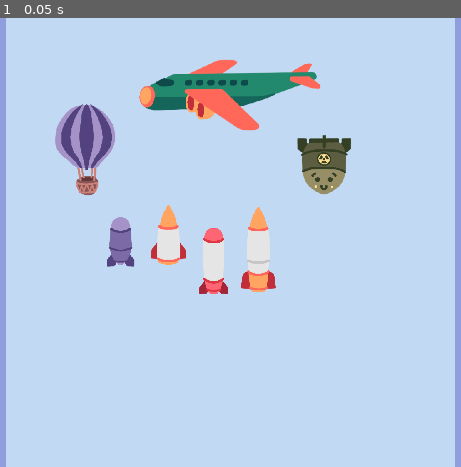
Above: before the commit, frame 1.
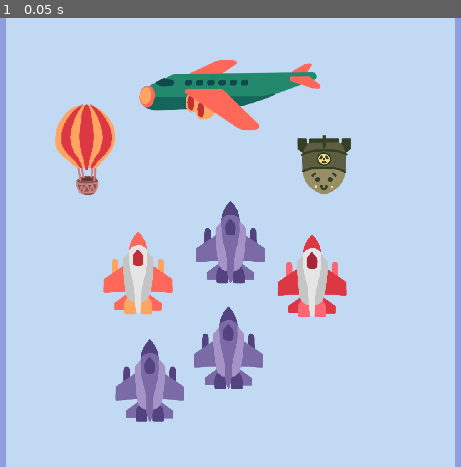
Above: after the commit, the same moment.

Repository: Hangover-Sunshine/DEFCON-JUNIOR
Game: Godot game, scene res://scenes/test/demo_art.tscn
The game is run twice, just before and just after one commit, with the same random seed, the same clock (stepped at 60 frames per second) and the same inputs. This scene is started directly instead of the project's main scene.
Inputs:
- Up to frame 1 (0.05 s): no input

The runs differ from the first frame. In frame 1, 11% of the frame differs, in the area x 11-76%, y 19-90%.

Commit message:
Integrated jets and cleaner randomization code

Diff:
--- /dev/null
+++ b/prefabs/art/enemy/enemy_jet.tscn
@@ -0,0 +1,25 @@
+[gd_scene load_steps=4 format=3 uid="uid://gww7h28trftn"]
+
+[ext_resource type="Script" path="res://scripts/prefabs/Enemy_Jet.gd" id="1_pvakt"]
+[ext_resource type="Texture2D" uid="uid://chl8irc0pqwsp" path="res://assets/sprites/enemy/Enemy_Jet.png" id="2_0kyii"]
+[ext_resource type="Texture2D" uid="uid://qe8u0l6b2wn1" path="res://assets/sprites/enemy/Prop_Gun.png" id="3_ir3o3"]
+
+[node name="Enemy_Jet" type="Node2D"]
+script = ExtResource("1_pvakt")
+
+[node name="Jet" type="Sprite2D" parent="."]
+texture = ExtResource("2_0kyii")
+hframes = 4
+
+[node name="Gun" type="Node2D" parent="Jet"]
+show_behind_parent = true
+
+[node name="Left" type="Sprite2D" parent="Jet/Gun"]
+position = Vector2(-55, -10)
+texture = ExtResource("3_ir3o3")
+hframes = 4
+
+[node name="Right" type="Sprite2D" parent="Jet/Gun"]
+position = Vector2(55, -10)
+texture = ExtResource("3_ir3o3")
+hframes = 4
--- a/scenes/test/demo_art.tscn
+++ b/scenes/test/demo_art.tscn
@@ -1,12 +1,9 @@
-[gd_scene load_steps=8 format=3 uid="uid://nsgp1qhggor8"]
+[gd_scene load_steps=5 format=3 uid="uid://nsgp1qhggor8"]
 
 [ext_resource type="PackedScene" uid="uid://cp8880vb66kkj" path="res://prefabs/art/prop/prop_balloon.tscn" id="1_dlr3o"]
 [ext_resource type="PackedScene" uid="uid://bfgxj2i15qqvr" path="res://prefabs/art/prop/prop_plane.tscn" id="1_g0ygs"]
 [ext_resource type="PackedScene" uid="uid://dny78qniqp7xr" path="res://prefabs/art/pc_skeleton.tscn" id="3_vooma"]
-[ext_resource type="PackedScene" uid="uid://bdbjl5sbfl0ec" path="res://prefabs/art/enemy/enemy_missile_a.tscn" id="4_i88xl"]
-[ext_resource type="PackedScene" uid="uid://btyxqoueyl3oe" path="res://prefabs/art/enemy/enemy_missile_b.tscn" id="5_1gmy8"]
-[ext_resource type="PackedScene" uid="uid://cwq48i2q2252x" path="res://prefabs/art/enemy/enemy_missile_c.tscn" id="6_qamwc"]
-[ext_resource type="PackedScene" uid="uid://hvyxr5s4n4vp" path="res://prefabs/art/enemy/enemy_missile_d.tscn" id="7_ix81y"]
+[ext_resource type="PackedScene" uid="uid://gww7h28trftn" path="res://prefabs/art/enemy/enemy_jet.tscn" id="4_dxkhi"]
 
 [node name="demo_art" type="Node2D"]
 
@@ -35,14 +32,16 @@
 [node name="PC_Skeleton" parent="." instance=ExtResource("3_vooma")]
 position = Vector2(225, -187)
 
-[node name="Enemy_Missile_A" parent="." instance=ExtResource("4_i88xl")]
-position = Vector2(-264, -2)
+[node name="Enemy_Jet" parent="." instance=ExtResource("4_dxkhi")]
 
-[node name="Enemy_Missile_B" parent="." instance=ExtResource("5_1gmy8")]
-position = Vector2(-149, -20)
+[node name="Enemy_Jet2" parent="." instance=ExtResource("4_dxkhi")]
+position = Vector2(-222, 74)
 
-[node name="Enemy_Missile_C" parent="." instance=ExtResource("6_qamwc")]
-position = Vector2(-40, 43)
+[node name="Enemy_Jet3" parent="." instance=ExtResource("4_dxkhi")]
+position = Vector2(196, 81)
 
-[node name="Enemy_Missile_D" parent="." instance=ExtResource("7_ix81y")]
-position = Vector2(67, 16)
+[node name="Enemy_Jet4" parent="." instance=ExtResource("4_dxkhi")]
+position = Vector2(-5, 254)
+
+[node name="Enemy_Jet5" parent="." instance=ExtResource("4_dxkhi")]
+position = Vector2(-194, 333)
--- /dev/null
+++ b/scripts/prefabs/Enemy_Jet.gd
@@ -0,0 +1,17 @@
+extends Node2D
+
+@onready var jet = $Jet
+@onready var left = $Jet/Gun/Left
+@onready var right = $Jet/Gun/Right
+
+var color = 0
+
+# Called when the node enters the scene tree for the first time.
+func _ready():
+	randomize_color()
+
+func randomize_color():
+	color = randi() % 4
+	jet.frame = color
+	left.frame = color
+	right.frame = color
--- a/scripts/prefabs/Enemy_Missile.gd
+++ b/scripts/prefabs/Enemy_Missile.gd
@@ -4,4 +4,7 @@
 
 # Called when the node enters the scene tree for the first time.
 func _ready():
+	randomize_color()
+
+func randomize_color():
 	missile.frame = randi() % 4
--- a/scripts/prefabs/prop_balloon.gd
+++ b/scripts/prefabs/prop_balloon.gd
@@ -4,4 +4,7 @@
 
 # Called when the node enters the scene tree for the first time.
 func _ready():
+	randomize_color()
+
+func randomize_color():
 	balloon.frame = randi() % 9
--- a/scripts/prefabs/prop_plane.gd
+++ b/scripts/prefabs/prop_plane.gd
@@ -4,4 +4,7 @@
 
 # Called when the node enters the scene tree for the first time.
 func _ready():
+	randomize_color()
+
+func randomize_color():
 	plane.frame = randi() % 5
Binary file added: assets/sprites/enemy/Enemy_Jet.png
Not shown, added: assets/sprites/enemy/Enemy_Jet.png.import
Binary file added: assets/sprites/enemy/Prop_Gun.png
Not shown, added: assets/sprites/enemy/Prop_Gun.png.import
